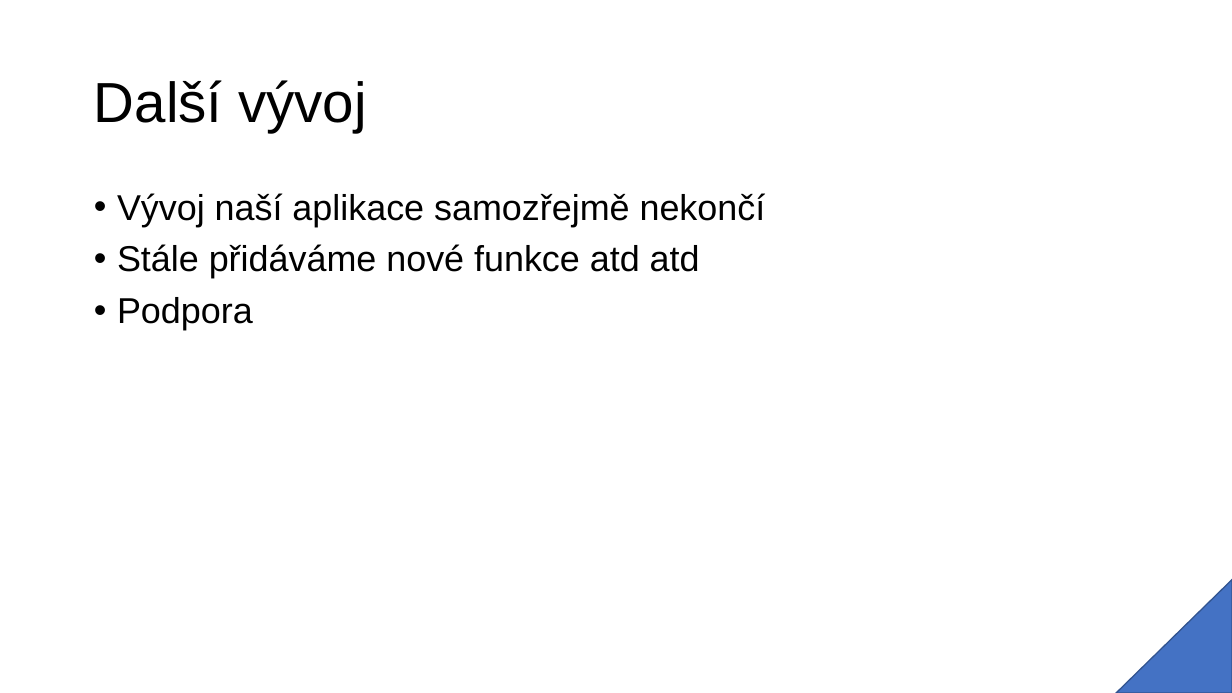
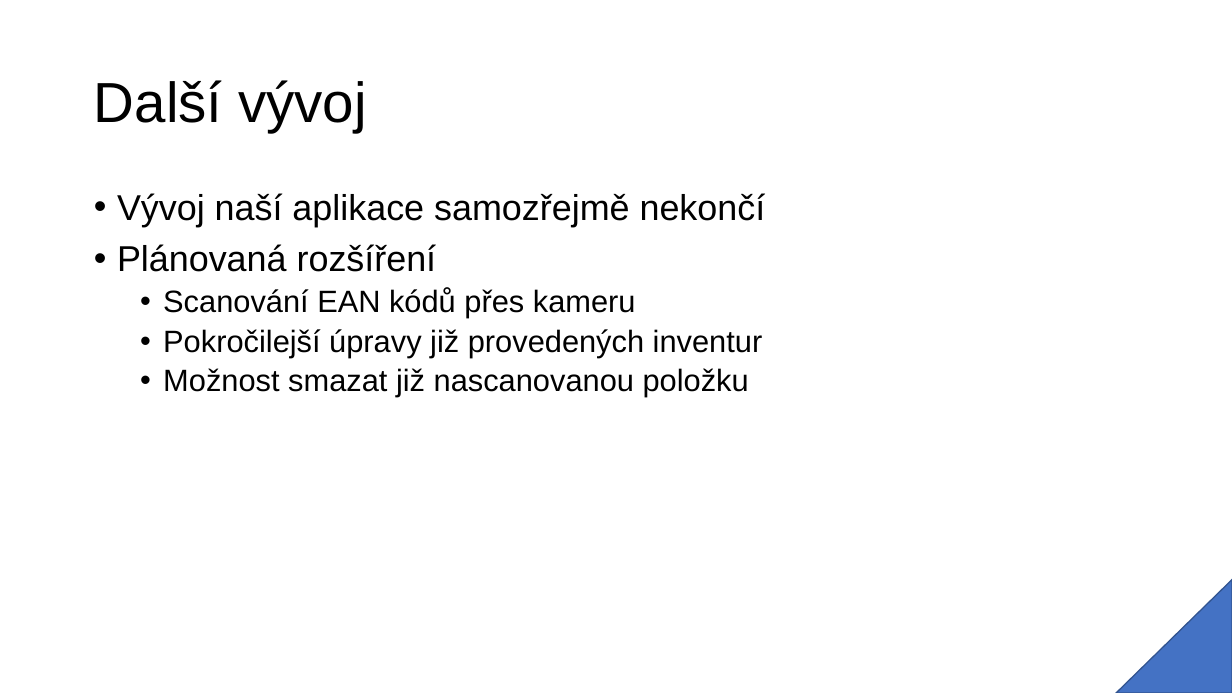
Before and after one commit to Skotuson/UnIT, a slide deck: slide 7 of Představujeme aplikaci.pptx (slide 6 before the commit). Drawn at 1232x693 pixels with LibreOffice and Linux fonts; fonts in the diff are those of the drawing. Boxes give left, top, right and bottom in pixels: in the first picture for what was removed or moved away, otherwise in the second. Text is boxed around its words. In the diff, an @@ line names an element or a change of style, - is before the commit and + after.

```diff
--- a/Představujeme aplikaci.pptx
+++ b/Představujeme aplikaci.pptx
@@ text at [117, 244, 763, 397]: text changed; size 28 to 24 pt @@
-• Stále přidáváme nové funkce atd atd
-• Podpora
+• Plánovaná rozšíření
+  • Scanování EAN kódů přes kameru
+  • Pokročilejší úpravy již provedených inventur
+  • Možnost smazat již nascanovanou položku
```
Also in this commit, not shown: 2 other slides changed, 1 slide added, 2 other files.
